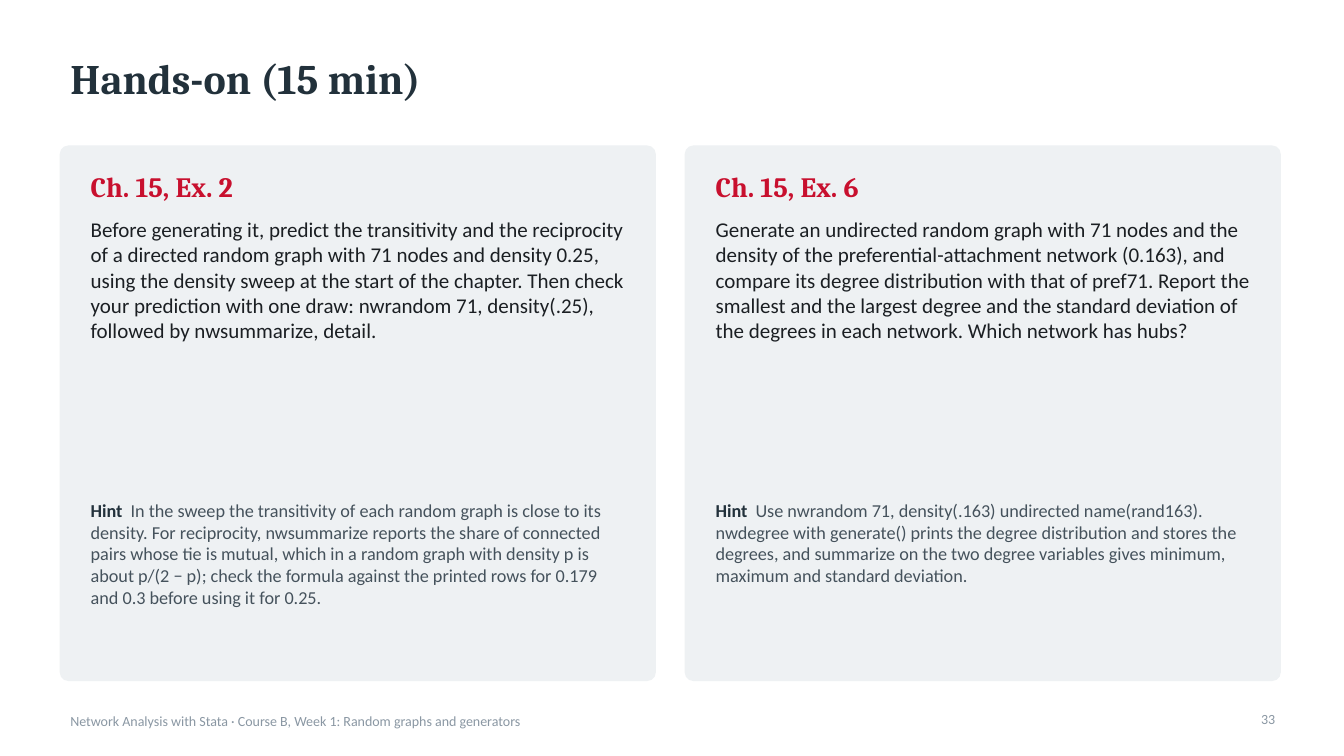
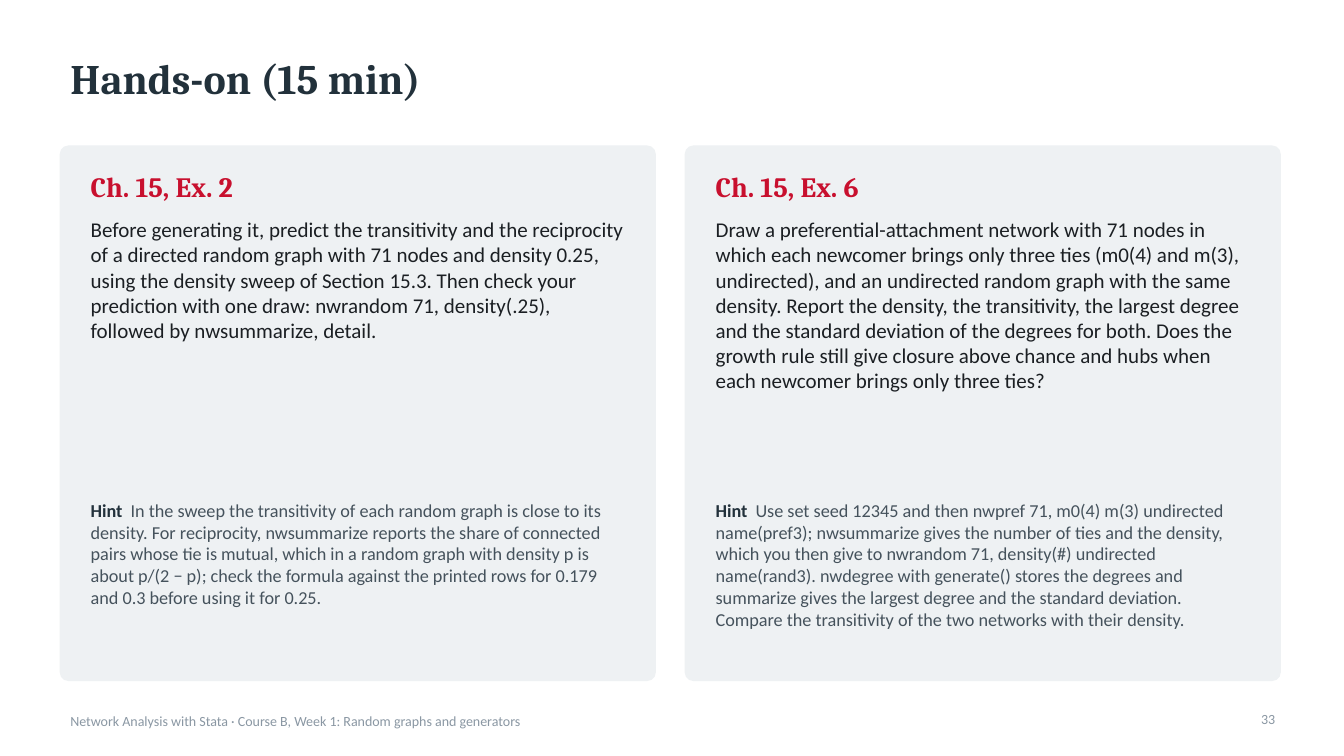
Before and after one commit to thomas-u-grund/nwcommands, a slide deck: slide 33 of website/book/teaching/slides/courseB_week01_random_graphs_generators.pptx. Drawn at 1344x756 pixels with LibreOffice and Linux fonts; fonts in the diff are those of the drawing. Boxes give left, top, right and bottom in pixels: in the first picture for what was removed or moved away, otherwise in the second. Text is boxed around its words. In the diff, an @@ line names an element or a change of style, - is before the commit and + after.

```diff
--- a/website/book/teaching/slides/courseB_week01_random_graphs_generators.pptx
+++ b/website/book/teaching/slides/courseB_week01_random_graphs_generators.pptx
@@ text at (91,222,622,342): text changed @@
-Before generating it, predict the transitivity and the reciprocity of a directed random graph with 71 nodes and density 0.25, using the density sweep at the start of the chapter. Then check your prediction with one draw: nwrandom 71, density(.25), followed by nwsummarize, detail.
+Before generating it, predict the transitivity and the reciprocity of a directed random graph with 71 nodes and density 0.25, using the density sweep of Section 15.3. Then check your prediction with one draw: nwrandom 71, density(.25), followed by nwsummarize, detail.
@@ text at (716,222,1239,392): text changed @@
-Generate an undirected random graph with 71 nodes and the density of the preferential-attachment network (0.163), and compare its degree distribution with that of pref71. Report the smallest and the largest degree and the standard deviation of the degrees in each network. Which network has hubs?
+Draw a preferential-attachment network with 71 nodes in which each newcomer brings only three ties (m0(4) and m(3), undirected), and an undirected random graph with the same density. Report the density, the transitivity, the largest degree and the standard deviation of the degrees for both. Does the growth rule still give closure above chance and hubs when each newcomer brings only three ties?
@@ text at (716,504,1223,629): text changed @@
-Hint Use nwrandom 71, density(.163) undirected name(rand163). nwdegree with generate() prints the degree distribution and stores the degrees, and summarize on the two degree variables gives minimum, maximum and standard deviation.
+Hint Use set seed 12345 and then nwpref 71, m0(4) m(3) undirected name(pref3); nwsummarize gives the number of ties and the density, which you then give to nwrandom 71, density(#) undirected name(rand3). nwdegree with generate() stores the degrees and summarize gives the largest degree and the standard deviation. Compare the transitivity of the two networks with their density.
```
Also in this commit, not shown: 11 other slides changed, 7 other files.
